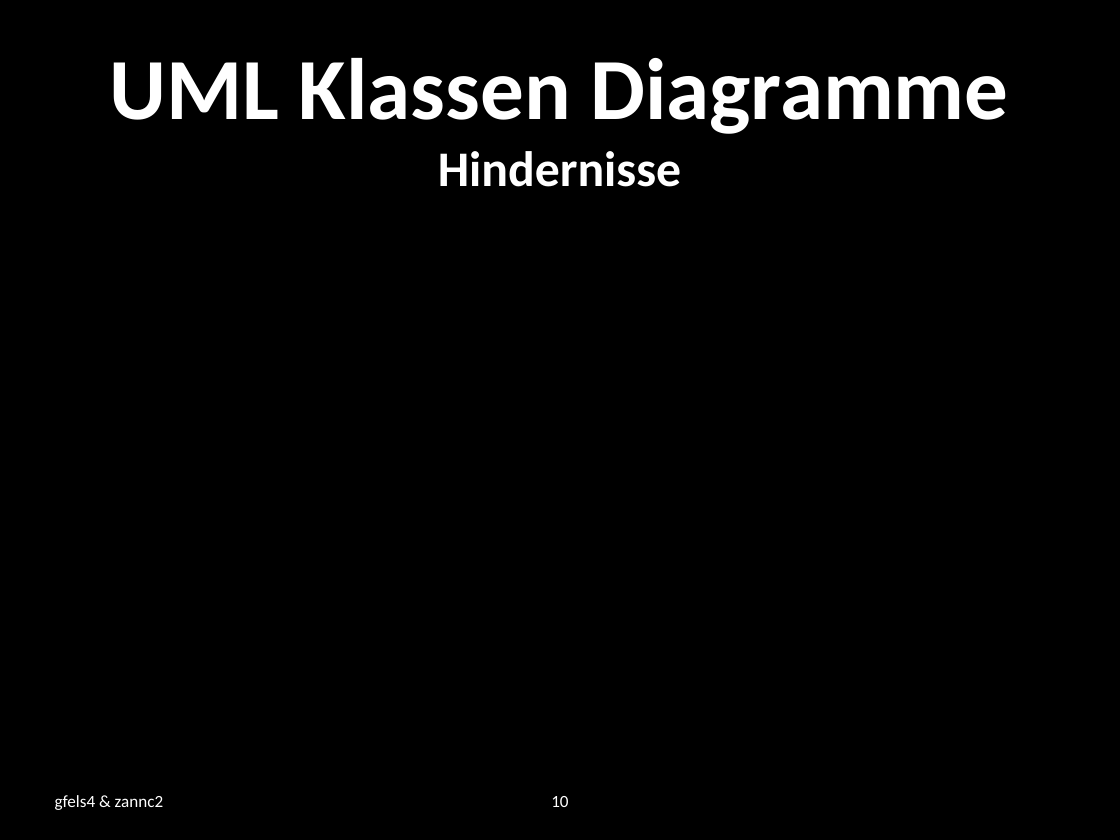
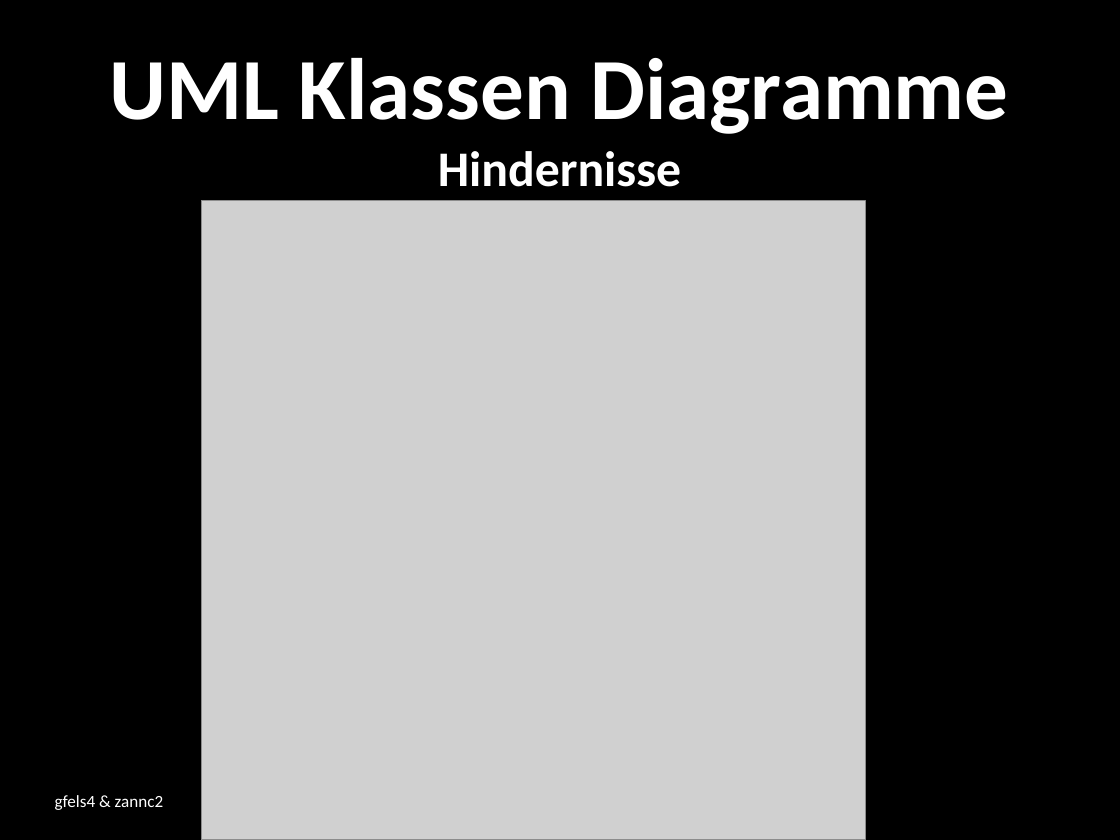
Before and after one commit to zannc2/SearchRobot, a slide deck: slide 10 of SearchRobot/doc/presentation.pptx. Drawn at 1120x840 pixels with LibreOffice and Linux fonts; fonts in the diff are those of the drawing; grey boxes stand for pictures; background and template pictures are left out. Boxes give left, top, right and bottom in pixels: in the first picture for what was removed or moved away, otherwise in the second. Text is boxed around its words. In the diff, an @@ line names an element or a change of style, - is before the commit and + after.

Commit message:
diverse Diagramme für Präsentation

```diff
--- a/SearchRobot/doc/presentation.pptx
+++ b/SearchRobot/doc/presentation.pptx
@@ picture added at box(202, 200, 866, 840) @@
@@ page number removed at box(551, 796, 568, 807) @@
-10
```
Also in this commit, not shown: 6 slides added, 29 other files.
